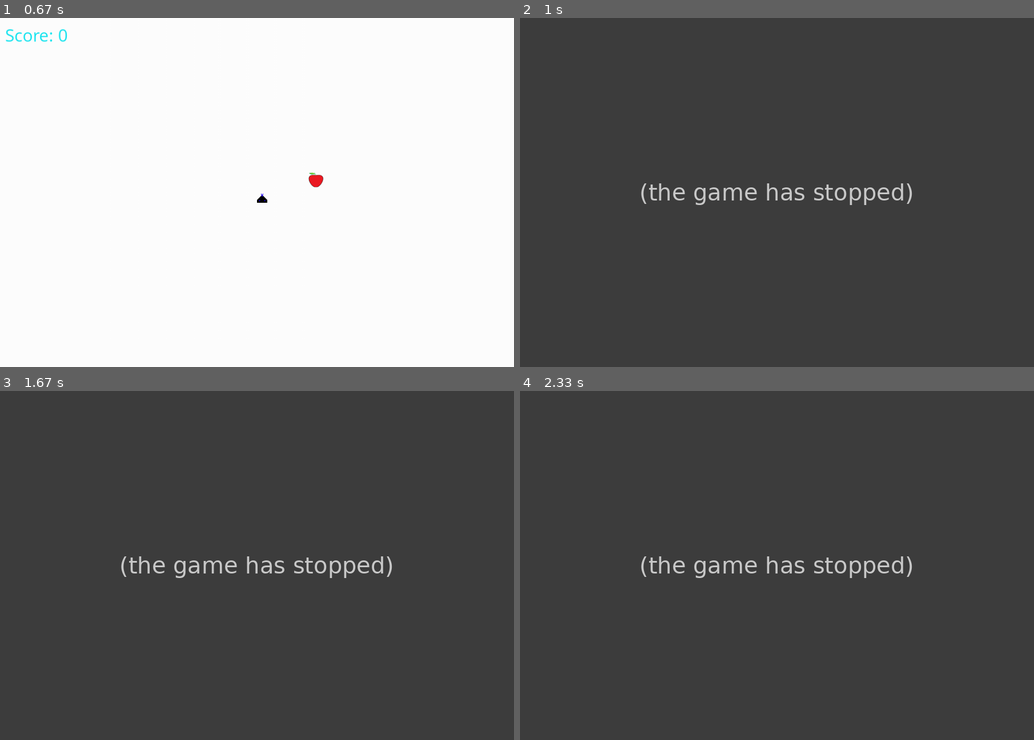
Above: before the commit, frames 1-4 (two rows, left to right).
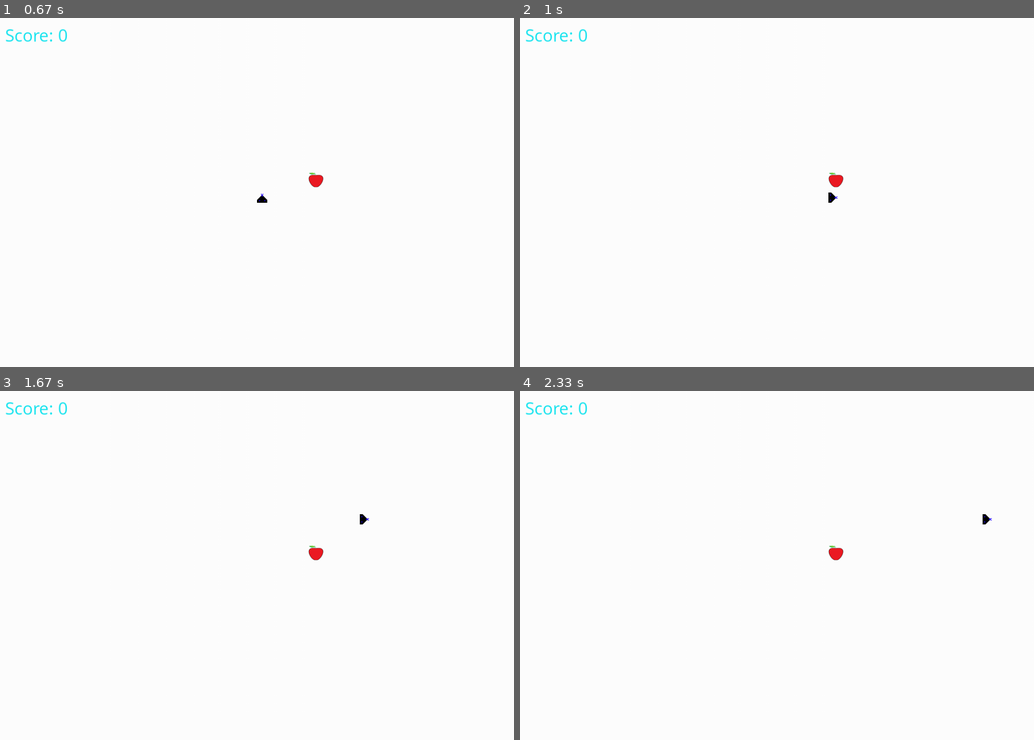
Above: after the commit, the same moments.

Repository: AbdallahHemdan/SnakeGame-Pygame
Game: pygame game, started from Source.py
Two runs of this game, one before a commit and one after it. Both use one fixed random seed, a clock stepped at 60 frames per second and the inputs below.
Inputs:
- Up to frame 1 (0.67 s): tap C at 0.33 s
- Up to frame 2 (1 s): hold Right from 0.67 s (still down)
- Up to frame 3 (1.67 s): release Right at 1.13 s; hold Up 1.17-1.47 s; hold Right from 1.5 s (still down)
- Up to frame 4 (2.33 s): release Right at 1.97 s; hold Left from 2 s (still down)

Frame 1 is identical in both runs. In frame 2, 100% of the frame differs, in the area x 0-100%, y 0-100%; in frame 3, 100%; in frame 4, 100%.
Error before the commit: NameError: name 'pygame' is not defined (Source.py line 77); the game stopped at 0.68 s (later frames are placeholders)

Commit message:
Update Source.py

Diff:
--- a/Source.py
+++ b/Source.py
@@ -74,11 +74,11 @@
     if direction == 'up':
         head = img
     elif direction == 'right':
-        head = pygame.transform.rotate(img, 270)
+        head = pg.transform.rotate(img, 270)
     elif direction == 'left':
-        head = pygame.transform.rotate(img, 90)
+        head = pg.transform.rotate(img, 90)
     elif direction == 'down':
-        head = pygame.transform.rotate(img, 180)
+        head = pg.transform.rotate(img, 180)
 
 
     gameDisplay.blit(head, (snakeList[-1][0], snakeList[-1][1]))
